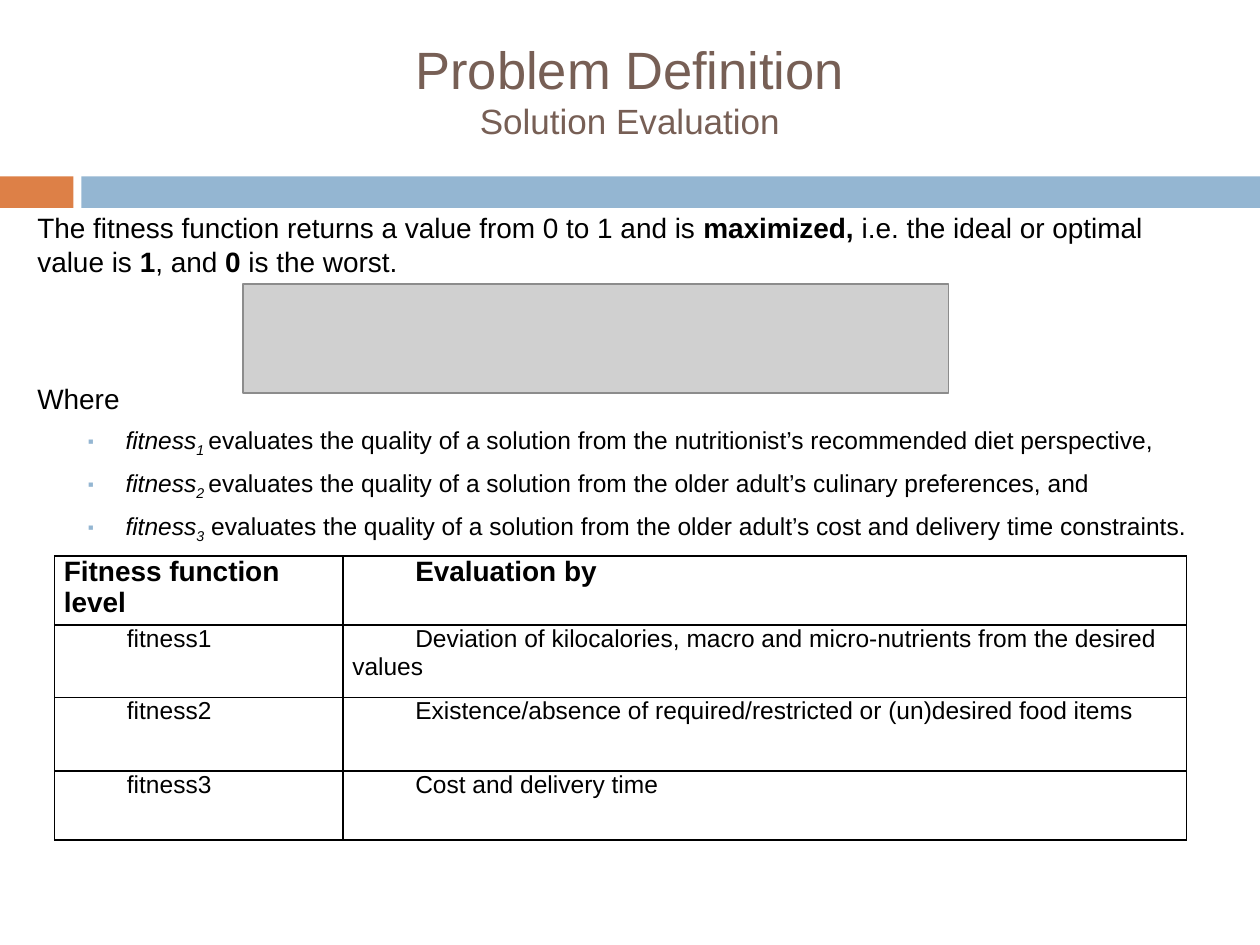
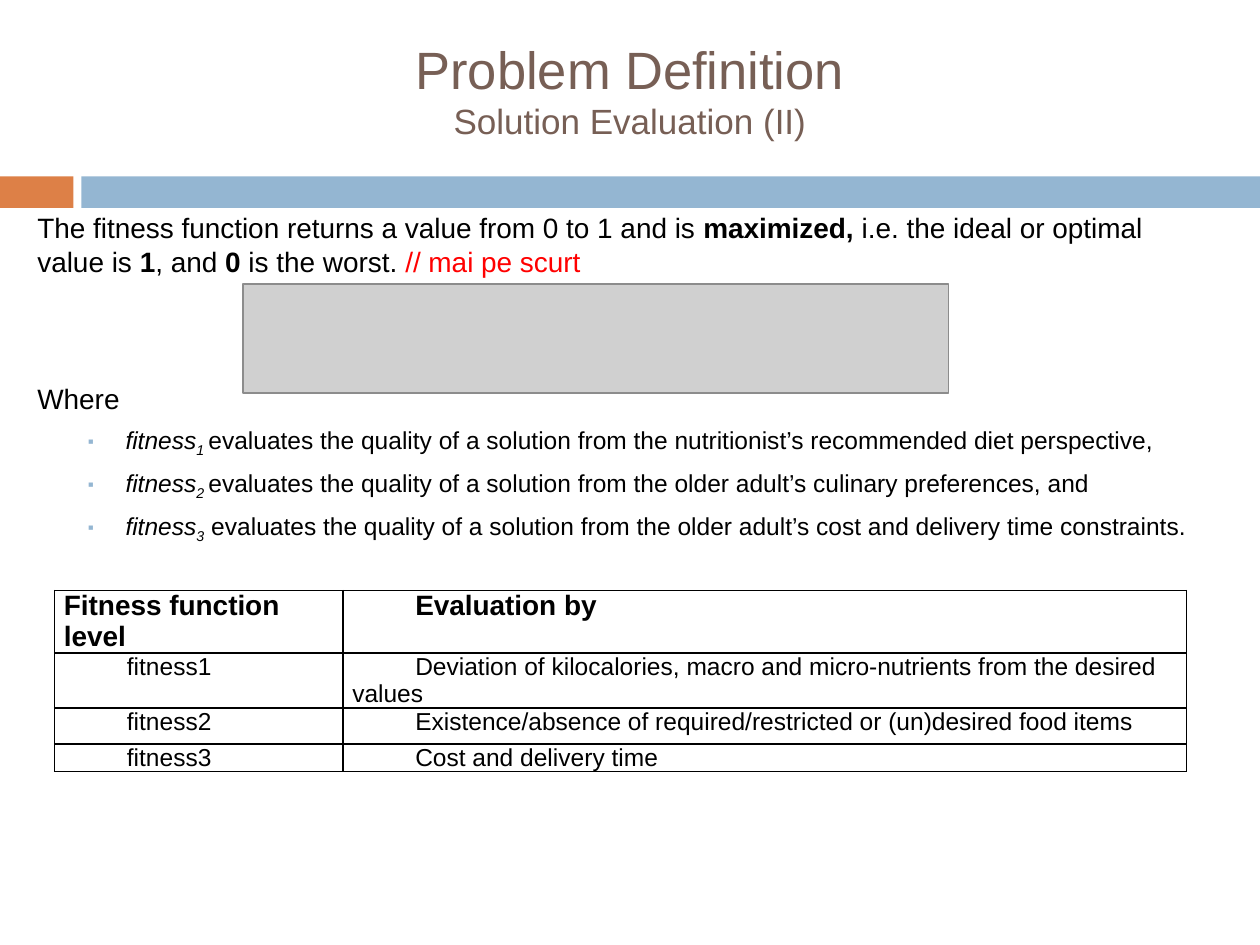
Before and after one commit to tiberiu-b/Diet4EldersDocumentation, a slide deck: slide 14 of Prezentare/TiberiuBoros.pptx. Drawn at 1260x945 pixels with LibreOffice and Linux fonts; fonts in the diff are those of the drawing; grey boxes stand for pictures; background and template pictures are left out. Boxes give left, top, right and bottom in pixels: in the first picture for what was removed or moved away, otherwise in the second. Text is boxed around its words. In the diff, an @@ line names an element or a change of style, - is before the commit and + after.

```diff
--- a/Prezentare/TiberiuBoros.pptx
+++ b/Prezentare/TiberiuBoros.pptx
@@ title at (416, 51, 844, 141): text changed @@
-  Problem Definition
-  Solution Evaluation
+  Problem Definition
+  Solution Evaluation (II)
@@ text at (37, 217, 1142, 277): text changed @@
-The fitness function returns a value from 0 to 1 and is maximized, i.e. the ideal or optimal value is 1, and 0 is the worst.
+The fitness function returns a value from 0 to 1 and is maximized, i.e. the ideal or optimal value is 1, and 0 is the worst. // mai pe scurt
@@ table: place and size @@
-table at (54, 556, 1187, 839)
+table at (54, 591, 1187, 775)
```
Also in this commit, not shown: 25 other slides changed, 9 other files.
